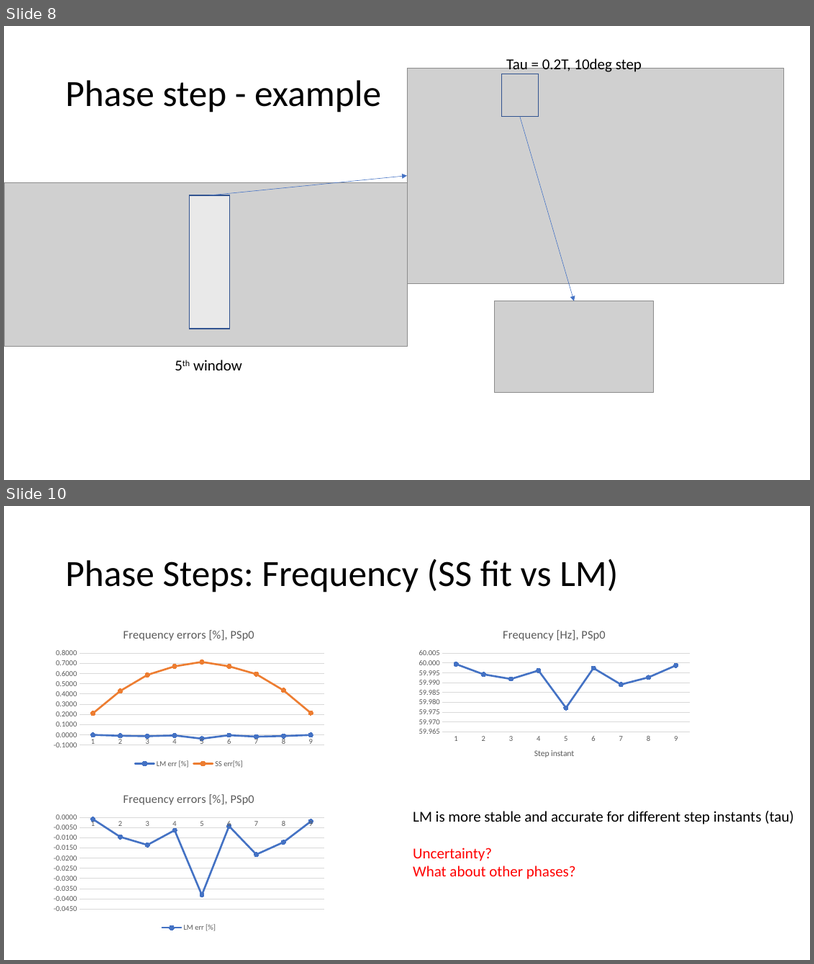
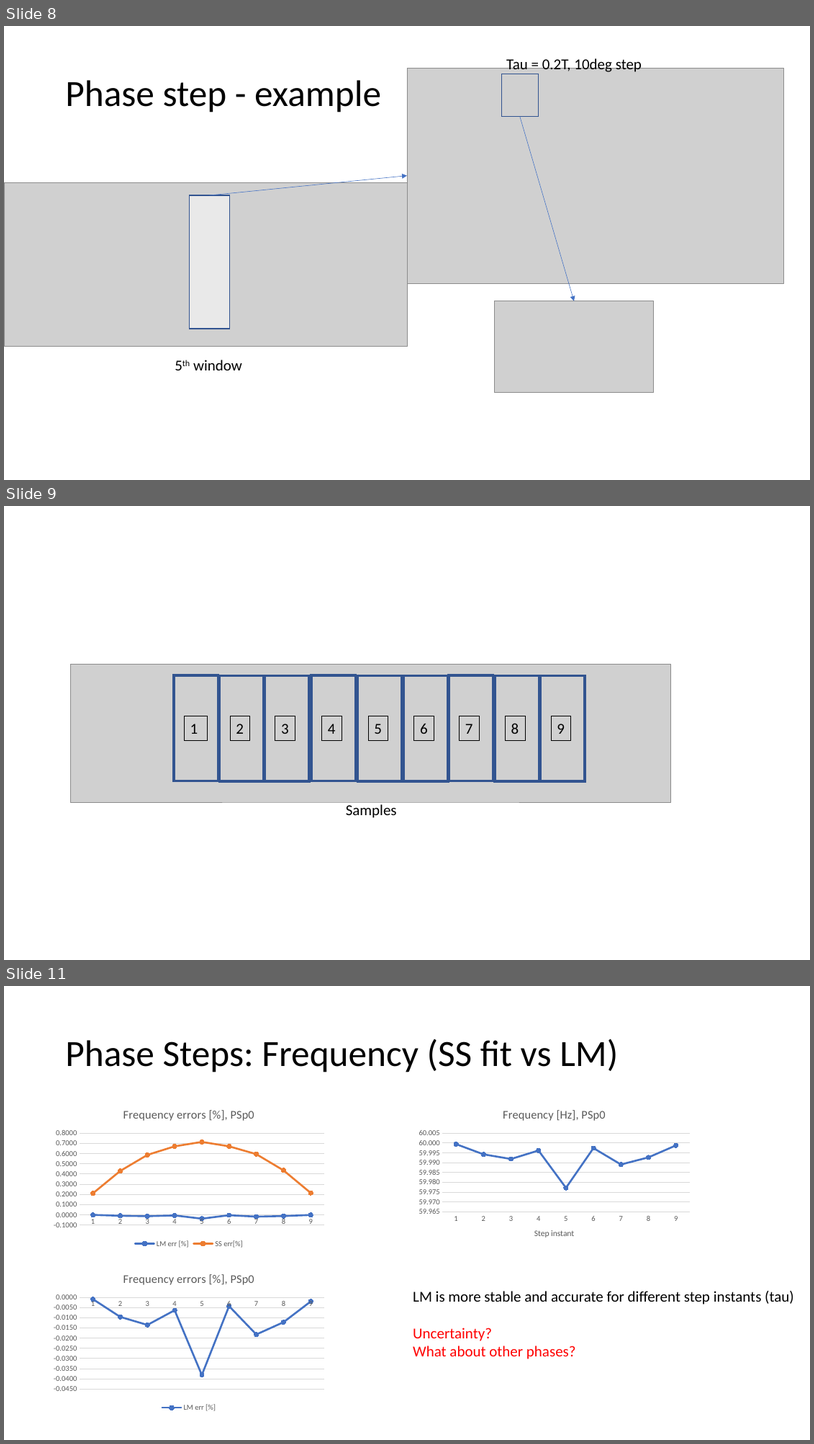
Before and after one commit to mbmartins/MATLABcodes, a slide deck: CPEM2018 Full Paper/CPEM2018.pptx. Shown one above the other, each under a label of ours: slides 8 and 10 before the commit, slides 8, 9 and 11 after it; the slides between them are not shown. The pictures are 814x964 and 814x1444 pixels, drawn with LibreOffice and Linux fonts; fonts in the diff are those of the drawing; grey boxes stand for pictures. Boxes give left, top, right and bottom in pixels: in the first picture for what was removed or moved away, otherwise in the second. Text is boxed around its words. In the diff, an @@ line names an element or a change of style, - is before the commit and + after.

```diff
--- a/CPEM2018 Full Paper/CPEM2018.pptx
+++ b/CPEM2018 Full Paper/CPEM2018.pptx
@@ slide 9 added at box(4, 506, 810, 960), background #FFFFFF @@
@@ picture added at box(70, 664, 671, 803) @@
@@ rectangle added at box(174, 675, 218, 780), outline #325491 3 pt @@
@@ rectangle added at box(220, 675, 264, 780), outline #325491 3 pt @@
@@ rectangle added at box(265, 675, 309, 780), outline #325491 3 pt @@
@@ rectangle added at box(311, 675, 355, 780), outline #325491 3 pt @@
@@ rectangle added at box(358, 675, 402, 780), outline #325491 3 pt @@
@@ rectangle added at box(404, 675, 448, 780), outline #325491 3 pt @@
@@ rectangle added at box(449, 675, 494, 780), outline #325491 3 pt @@
@@ rectangle added at box(495, 675, 540, 780), outline #325491 3 pt @@
@@ rectangle added at box(540, 675, 585, 780), outline #325491 3 pt @@
@@ rectangle added at box(184, 716, 208, 740), outline #000000 0.75 pt, 18 pt, text #000000 @@
+1
@@ rectangle added at box(230, 716, 250, 740), outline #000000 0.75 pt, 18 pt, text #000000 @@
+2
@@ rectangle added at box(275, 716, 296, 740), outline #000000 0.75 pt, 18 pt, text #000000 @@
+3
@@ rectangle added at box(322, 716, 342, 740), outline #000000 0.75 pt, 18 pt, text #000000 @@
+4
@@ rectangle added at box(368, 716, 388, 740), outline #000000 0.75 pt, 18 pt, text #000000 @@
+5
@@ rectangle added at box(414, 716, 434, 740), outline #000000 0.75 pt, 18 pt, text #000000 @@
+6
@@ rectangle added at box(460, 716, 479, 740), outline #000000 0.75 pt, 18 pt, text #000000 @@
+7
@@ rectangle added at box(506, 716, 525, 740), outline #000000 0.75 pt, 18 pt, text #000000 @@
+8
@@ rectangle added at box(551, 716, 571, 740), outline #000000 0.75 pt, 18 pt, text #000000 @@
+9
@@ text added at box(346, 802, 397, 818), 18 pt, text #000000 @@
+Samples
@@ what was slide 10 is now slide 11 @@
```
Also in this commit, not shown: 1 slide changed, 12 other files.
